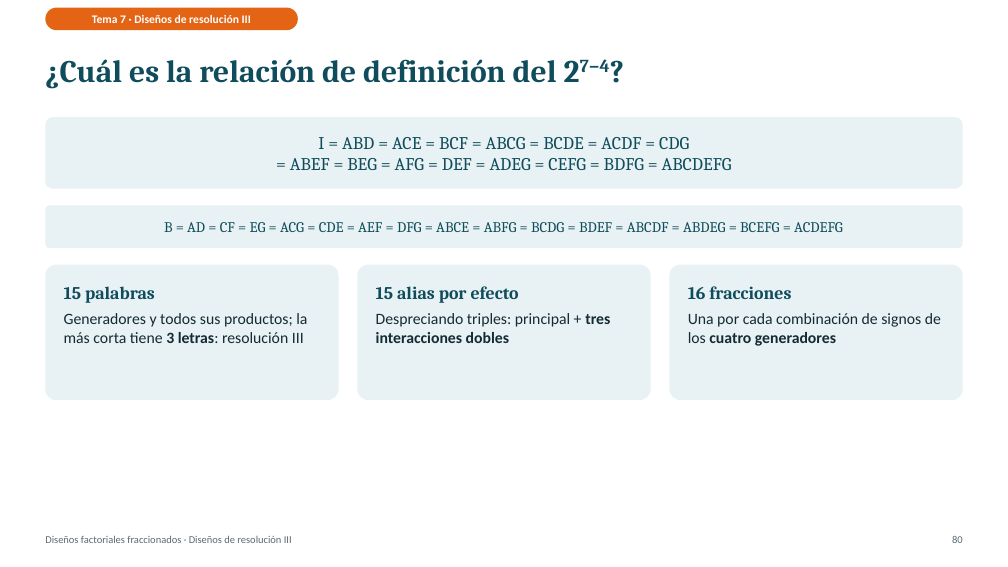
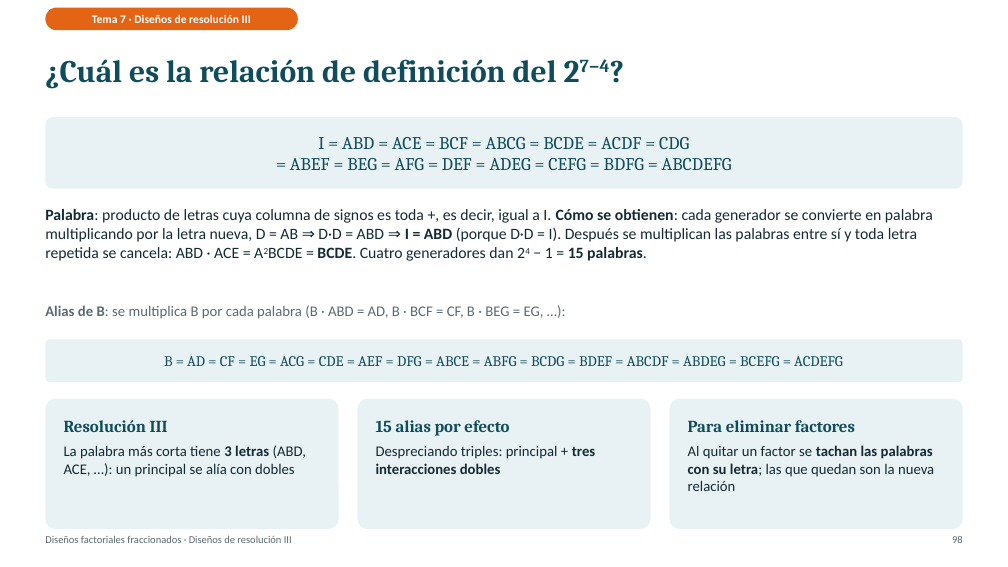
Before and after one commit to Juanes2001/diseno-de-experimentos, a slide deck: slide 98 of exposicion-tema-06/Tema6_Factoriales_Fraccionados.pptx (slide 80 before the commit). Drawn at 1008x567 pixels with LibreOffice and Linux fonts; fonts in the diff are those of the drawing. Boxes give left, top, right and bottom in pixels: in the first picture for what was removed or moved away, otherwise in the second. Text is boxed around its words. In the diff, an @@ line names an element or a change of style, - is before the commit and + after.

```diff
--- a/exposicion-tema-06/Tema6_Factoriales_Fraccionados.pptx
+++ b/exposicion-tema-06/Tema6_Factoriales_Fraccionados.pptx
@@ text added at (45,209,933,261), 15 pt, text #142B33 @@
+Palabra: producto de letras cuya columna de signos es toda +, es decir, igual a I. Cómo se obtienen: cada generador se convierte en palabra multiplicando por la letra nueva, D = AB ⇒ D·D = ABD ⇒ I = ABD (porque D·D = I). Después se multiplican las palabras entre sí y toda letra repetida se cancela: ABD · ACE = A2BCDE = BCDE. Cuatro generadores dan 24 − 1 = 15 palabras.
@@ rounded rectangle removed at (45,265,339,400) @@
-15 palabras
-Generadores y todos sus productos; la más corta tiene 3 letras: resolución III
@@ rounded rectangle removed at (670,265,963,400) @@
-16 fracciones
-Una por cada combinación de signos de los cuatro generadores
@@ text added at (45,305,544,319), 14 pt, text #5B6B73 @@
+Alias de B: se multiplica B por cada palabra (B · ABD = AD, B · BCF = CF, B · BEG = EG, …):
@@ rounded rectangle "B = AD = CF ...": place and size @@
-rounded rectangle "B = AD = CF ..." at (45,206,963,249)
+rounded rectangle "B = AD = CF ..." at (45,340,963,383)
@@ rounded rectangle added at (45,399,339,529), fill #E8F1F3, 14 pt, text #142B33 @@
+Resolución III
+La palabra más corta tiene 3 letras (ABD, ACE, …): un principal se alía con dobles
@@ rounded rectangle "15 alias por efecto": place and size @@
-rounded rectangle "15 alias por efecto" at (358,265,651,400)
+rounded rectangle "15 alias por efecto" at (358,399,651,529)
@@ rounded rectangle "15 alias por efecto" at (358,399,651,529): size 17 to 16 pt in "15 alias por efecto"; size 15 to 14 pt in "Despreciando triples: principal + tres interacciones dobles" @@
@@ rounded rectangle added at (670,399,963,529), fill #E8F1F3, 14 pt, text #142B33 @@
+Para eliminar factores
+Al quitar un factor se tachan las palabras con su letra; las que quedan son la nueva relación
@@ text at (952,536,963,543): text changed @@
-80
+98
```
Also in this commit, not shown: 43 other slides changed, 22 slides added, 6 other files.
